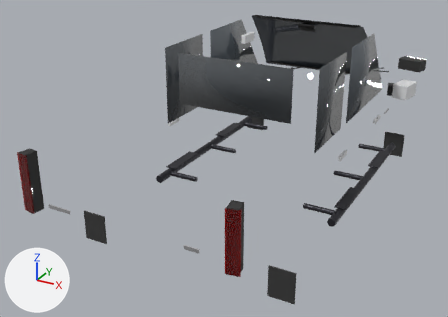
Renders of the glTF model exports/parts/pickup/lighting_glass.glb from each side of a commit.
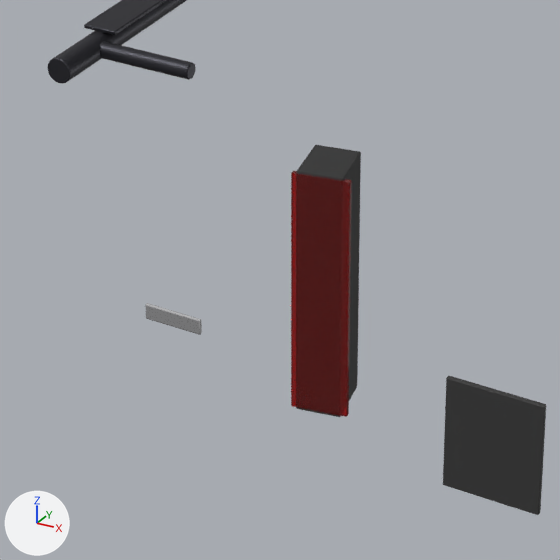
The first picture shows the older version from a 50 mm lens placed at (2.31, -5.56, 3.0), pointed at (-0.4, -0.64, 0.54). The close-ups show the older and then the newer version on the part from 32% to 67% of the width and 50% to 100% of the height of that picture. Only the edits that show in the close-ups are written down. The lights are fixed; the arrows at lower left show +X, +Y and +Z.

The first close-up shows 'HARDWARE_Badges_Chrome', 'HARDWARE_RearMudFlap_L', 'HARDWARE_SideStepPlatform_R', 'LIGHT_TaillampHousing_L', 'LIGHT_TaillampOuterLens_L'.
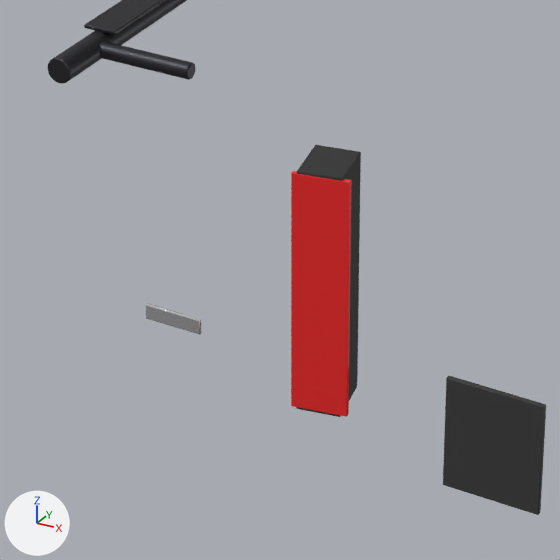
Where the newer file only moved an object's origin or applied its transform, the numbers keep the older frame.

The change in detail:
In material 'Mat_OpticalGlass_Taillamp' (mat_mat_opticalglass_taillamp), transmission_weight is no longer 0.88.

Boxes (x1, y1, x2, y2) around the edits, measured in the close-ups (560 x 560 px):
'LIGHT_TaillampOuterLens_L', surface changed: (291, 171, 352, 417) in both
